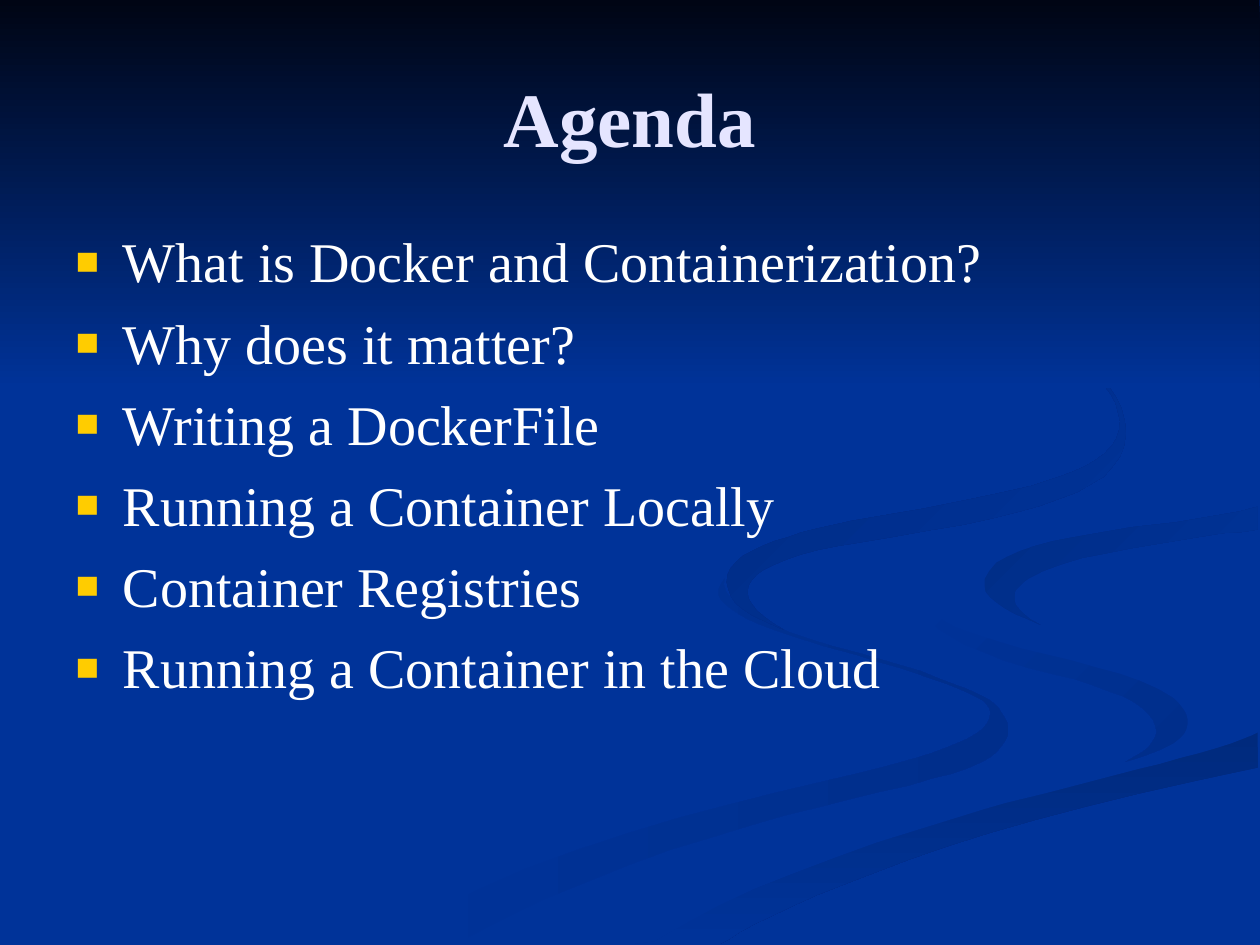
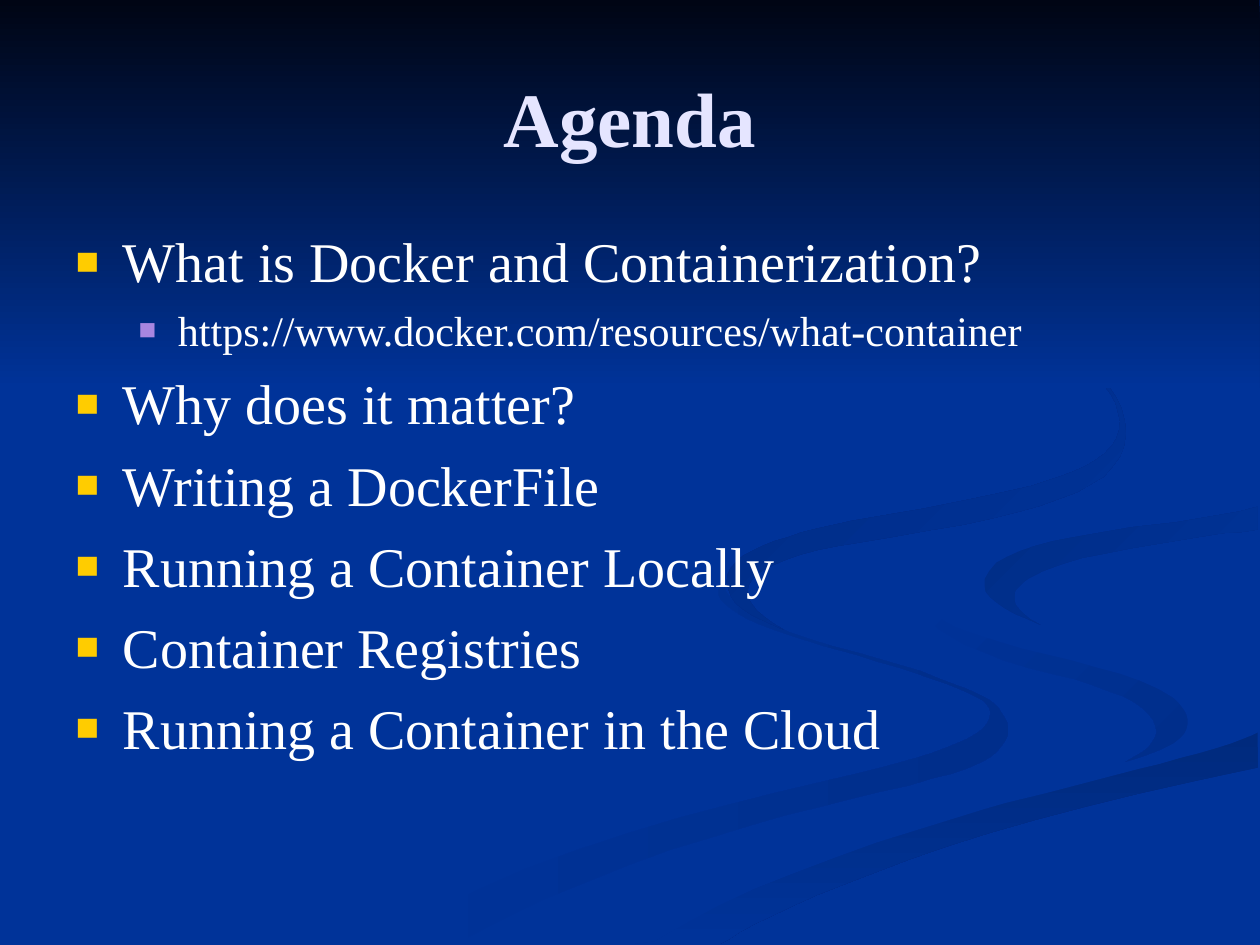
Before and after one commit to t4d-themis-webinars/docker_10302020, a slide deck: slide 6 of docker-webinar-slide-deck.ppt. Drawn at 1260x945 pixels with LibreOffice and Linux fonts; fonts in the diff are those of the drawing; background and template pictures are left out. Boxes give left, top, right and bottom in pixels: in the first picture for what was removed or moved away, otherwise in the second. Text is boxed around its words. In the diff, an @@ line names an element or a change of style, - is before the commit and + after.

```diff
--- a/docker-webinar-slide-deck.ppt
+++ b/docker-webinar-slide-deck.ppt
@@ text at [178, 317, 1022, 355]: paragraph added @@
+  ■ https://www.docker.com/resources/what-container
```
Also in this commit, not shown: 7 other files.
